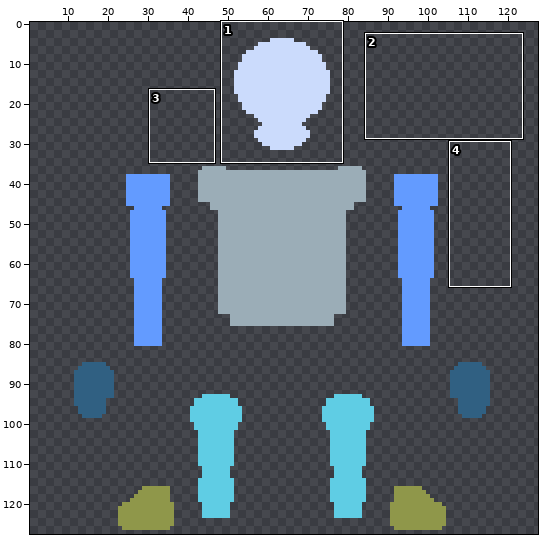
Two versions of one pixel-art file, Assets/Asprite/gladiator02.aseprite. Above, an overview of the earlier version with the close-up marked.
Close-up. Before:
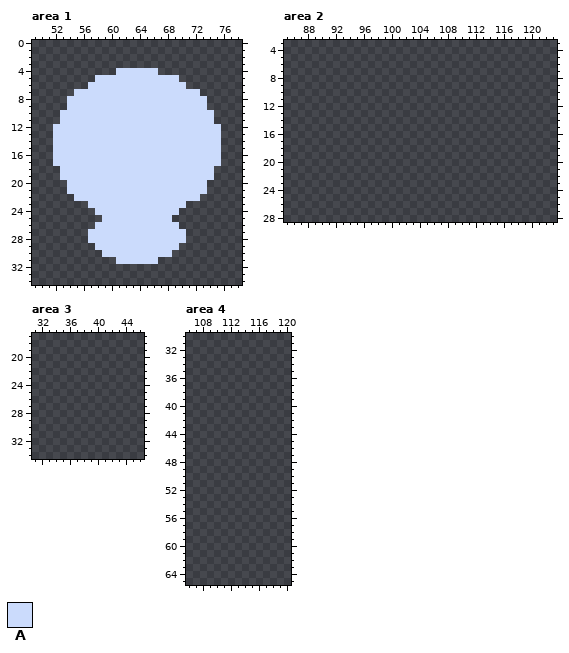
128x128 pixels, 1 frame. Shown: area 1: x 49..78, y 0..34; area 2: x 85..123, y 3..28; area 3: x 31..46, y 17..34; area 4: x 106..120, y 30..65. The wide view leaves out empty margins. The commit also changed other parts of the picture, which this record leaves out.
Palette (. is transparent): A #cbdbfc
The result:
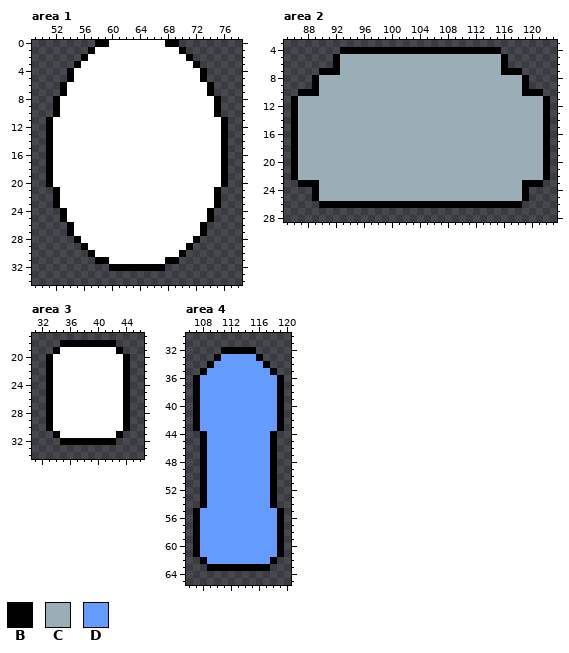
Colours new in this view: B #000000  C #9badb7  D #639bff
Change:
layer "cuerpo" added
layer "Brazos" added
layer "Cabeza" added
layer "Layer 1" removed
@@ palette @@
-A #cbdbfc
+A #ffffff
--- area 1, layer "Cabeza"
@@ x 49..78 @@
- 0 ..............................
- 1 ..............................
- 2 ..............................
- 3 ..............................
- 4 ............AAAAAA............
- 5 .........AAAAAAAAAAAA.........
- 6 ........AAAAAAAAAAAAAA........
- 7 ......AAAAAAAAAAAAAAAAAA......
- 8 .....AAAAAAAAAAAAAAAAAAAA.....
- 9 .....AAAAAAAAAAAAAAAAAAAA.....
-10 ....AAAAAAAAAAAAAAAAAAAAAA....
-11 ....AAAAAAAAAAAAAAAAAAAAAA....
-12 ...AAAAAAAAAAAAAAAAAAAAAAAA...
-13 ...AAAAAAAAAAAAAAAAAAAAAAAA...
-14 ...AAAAAAAAAAAAAAAAAAAAAAAA...
-15 ...AAAAAAAAAAAAAAAAAAAAAAAA...
-16 ...AAAAAAAAAAAAAAAAAAAAAAAA...
-17 ...AAAAAAAAAAAAAAAAAAAAAAAA...
-18 ....AAAAAAAAAAAAAAAAAAAAAA....
-19 ....AAAAAAAAAAAAAAAAAAAAAA....
-20 .....AAAAAAAAAAAAAAAAAAAA.....
-21 .....AAAAAAAAAAAAAAAAAAAA.....
-22 ......AAAAAAAAAAAAAAAAAA......
-23 ........AAAAAAAAAAAAAA........
-24 .........AAAAAAAAAAAA.........
-25 ..........AAAAAAAAAA..........
-26 .........AAAAAAAAAAAA.........
-27 ........AAAAAAAAAAAAAA........
-28 ........AAAAAAAAAAAAAA........
-29 .........AAAAAAAAAAAA.........
-30 ..........AAAAAAAAAA..........
-31 ............AAAAAA............
-32 ..............................
+ 0 .........BBAAAAAAAABB.........
+ 1 ........BAAAAAAAAAAAAB........
+ 2 .......BAAAAAAAAAAAAAAB.......
+ 3 ......BAAAAAAAAAAAAAAAAB......
+ 4 .....BAAAAAAAAAAAAAAAAAAB.....
+ 5 .....BAAAAAAAAAAAAAAAAAAB.....
+ 6 ....BAAAAAAAAAAAAAAAAAAAAB....
+ 7 ....BAAAAAAAAAAAAAAAAAAAAB....
+ 8 ...BAAAAAAAAAAAAAAAAAAAAAAB...
+ 9 ...BAAAAAAAAAAAAAAAAAAAAAAB...
+10 ...BAAAAAAAAAAAAAAAAAAAAAAB...
+11 ..BAAAAAAAAAAAAAAAAAAAAAAAAB..
+12 ..BAAAAAAAAAAAAAAAAAAAAAAAAB..
+13 ..BAAAAAAAAAAAAAAAAAAAAAAAAB..
+14 ..BAAAAAAAAAAAAAAAAAAAAAAAAB..
+15 ..BAAAAAAAAAAAAAAAAAAAAAAAAB..
+16 ..BAAAAAAAAAAAAAAAAAAAAAAAAB..
+17 ..BAAAAAAAAAAAAAAAAAAAAAAAAB..
+18 ..BAAAAAAAAAAAAAAAAAAAAAAAAB..
+19 ..BAAAAAAAAAAAAAAAAAAAAAAAAB..
+20 ..BAAAAAAAAAAAAAAAAAAAAAAAAB..
+21 ...BAAAAAAAAAAAAAAAAAAAAAAB...
+22 ...BAAAAAAAAAAAAAAAAAAAAAAB...
+23 ...BAAAAAAAAAAAAAAAAAAAAAAB...
+24 ....BAAAAAAAAAAAAAAAAAAAAB....
+25 ....BAAAAAAAAAAAAAAAAAAAAB....
+26 .....BAAAAAAAAAAAAAAAAAAB.....
+27 .....BAAAAAAAAAAAAAAAAAAB.....
+28 ......BAAAAAAAAAAAAAAAAB......
+29 .......BAAAAAAAAAAAAAAB.......
+30 ........BAAAAAAAAAAAAB........
+31 .........BBAAAAAAAABB.........
+32 ...........BBBBBBBB...........
 33 ..............................
--- area 2, layer "cuerpo"
@@ x 85..123 @@
  3 .......................................
- 4 .......................................
- 5 .......................................
- 6 .......................................
- 7 .......................................
- 8 .......................................
- 9 .......................................
-10 .......................................
-11 .......................................
-12 .......................................
-13 .......................................
-14 .......................................
-15 .......................................
-16 .......................................
-17 .......................................
-18 .......................................
-19 .......................................
-20 .......................................
-21 .......................................
-22 .......................................
-23 .......................................
-24 .......................................
-25 .......................................
-26 .......................................
+ 4 ........BBBBBBBBBBBBBBBBBBBBBBB........
+ 5 .......BCCCCCCCCCCCCCCCCCCCCCCCB.......
+ 6 .......BCCCCCCCCCCCCCCCCCCCCCCCB.......
+ 7 .....BBBCCCCCCCCCCCCCCCCCCCCCCCBBB.....
+ 8 ....BCCCCCCCCCCCCCCCCCCCCCCCCCCCCCB....
+ 9 ....BCCCCCCCCCCCCCCCCCCCCCCCCCCCCCB....
+10 ..BBBCCCCCCCCCCCCCCCCCCCCCCCCCCCCCBBB..
+11 .BCCCCCCCCCCCCCCCCCCCCCCCCCCCCCCCCCCCB.
+12 .BCCCCCCCCCCCCCCCCCCCCCCCCCCCCCCCCCCCB.
+13 .BCCCCCCCCCCCCCCCCCCCCCCCCCCCCCCCCCCCB.
+14 .BCCCCCCCCCCCCCCCCCCCCCCCCCCCCCCCCCCCB.
+15 .BCCCCCCCCCCCCCCCCCCCCCCCCCCCCCCCCCCCB.
+16 .BCCCCCCCCCCCCCCCCCCCCCCCCCCCCCCCCCCCB.
+17 .BCCCCCCCCCCCCCCCCCCCCCCCCCCCCCCCCCCCB.
+18 .BCCCCCCCCCCCCCCCCCCCCCCCCCCCCCCCCCCCB.
+19 .BCCCCCCCCCCCCCCCCCCCCCCCCCCCCCCCCCCCB.
+20 .BCCCCCCCCCCCCCCCCCCCCCCCCCCCCCCCCCCCB.
+21 .BCCCCCCCCCCCCCCCCCCCCCCCCCCCCCCCCCCCB.
+22 .BCCCCCCCCCCCCCCCCCCCCCCCCCCCCCCCCCCCB.
+23 ..BBBCCCCCCCCCCCCCCCCCCCCCCCCCCCCCBBB..
+24 ....BCCCCCCCCCCCCCCCCCCCCCCCCCCCCCB....
+25 ....BCCCCCCCCCCCCCCCCCCCCCCCCCCCCCB....
+26 .....BBBBBBBBBBBBBBBBBBBBBBBBBBBBB.....
 27 .......................................
--- area 3, layer "Cabeza"
@@ x 31..46 @@
 17 ................
-18 ................
-19 ................
-20 ................
-21 ................
-22 ................
-23 ................
-24 ................
-25 ................
-26 ................
-27 ................
-28 ................
-29 ................
-30 ................
-31 ................
-32 ................
+18 ....BBBBBBBB....
+19 ...BAAAAAAAAB...
+20 ..BAAAAAAAAAAB..
+21 ..BAAAAAAAAAAB..
+22 ..BAAAAAAAAAAB..
+23 ..BAAAAAAAAAAB..
+24 ..BAAAAAAAAAAB..
+25 ..BAAAAAAAAAAB..
+26 ..BAAAAAAAAAAB..
+27 ..BAAAAAAAAAAB..
+28 ..BAAAAAAAAAAB..
+29 ..BAAAAAAAAAAB..
+30 ..BAAAAAAAAAAB..
+31 ...BAAAAAAAAB...
+32 ....BBBBBBBB....
 33 ................
--- area 4, layer "Brazos"
@@ x 106..120 @@
 31 ...............
-32 ...............
-33 ...............
-34 ...............
-35 ...............
-36 ...............
-37 ...............
-38 ...............
-39 ...............
-40 ...............
-41 ...............
-42 ...............
-43 ...............
-44 ...............
-45 ...............
-46 ...............
-47 ...............
-48 ...............
-49 ...............
-50 ...............
-51 ...............
-52 ...............
-53 ...............
-54 ...............
-55 ...............
-56 ...............
-57 ...............
-58 ...............
-59 ...............
-60 ...............
-61 ...............
-62 ...............
-63 ...............
+32 .....BBBBB.....
+33 ....BDDDDDB....
+34 ...BDDDDDDDB...
+35 ..BDDDDDDDDDB..
+36 .BDDDDDDDDDDDB.
+37 .BDDDDDDDDDDDB.
+38 .BDDDDDDDDDDDB.
+39 .BDDDDDDDDDDDB.
+40 .BDDDDDDDDDDDB.
+41 .BDDDDDDDDDDDB.
+42 .BDDDDDDDDDDDB.
+43 .BDDDDDDDDDDDB.
+44 ..BDDDDDDDDDB..
+45 ..BDDDDDDDDDB..
+46 ..BDDDDDDDDDB..
+47 ..BDDDDDDDDDB..
+48 ..BDDDDDDDDDB..
+49 ..BDDDDDDDDDB..
+50 ..BDDDDDDDDDB..
+51 ..BDDDDDDDDDB..
+52 ..BDDDDDDDDDB..
+53 ..BDDDDDDDDDB..
+54 ..BDDDDDDDDDB..
+55 .BDDDDDDDDDDDB.
+56 .BDDDDDDDDDDDB.
+57 .BDDDDDDDDDDDB.
+58 .BDDDDDDDDDDDB.
+59 .BDDDDDDDDDDDB.
+60 .BDDDDDDDDDDDB.
+61 .BDDDDDDDDDDDB.
+62 ..BDDDDDDDDDB..
+63 ...BBBBBBBBB...
 64 ...............
